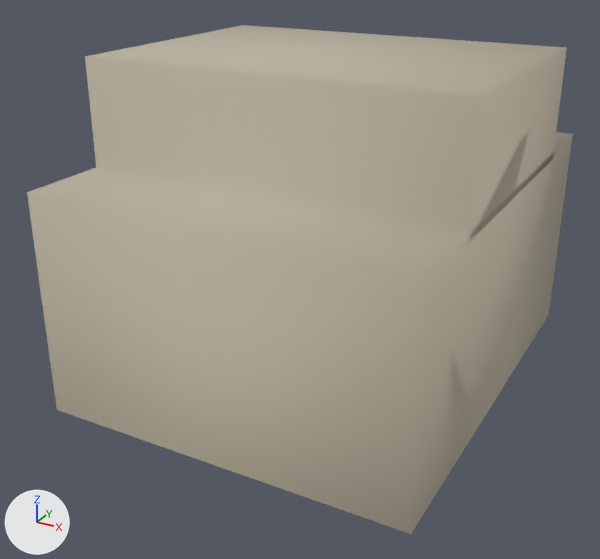
An edit to the OBJ model assets/models/goose_ranch.obj, drawn before and after from the same camera.
Both versions are drawn from a 50 mm camera at (2.42, -4.84, 3.0) aimed at (-0.1, -0.25, 0.7). The lights are fixed; the arrows at lower left show +X, +Y and +Z. The older version comes first. Where no turn or scale is listed for an object, it has been applied to the vertices.

Names of what the first picture shows: 'building'.
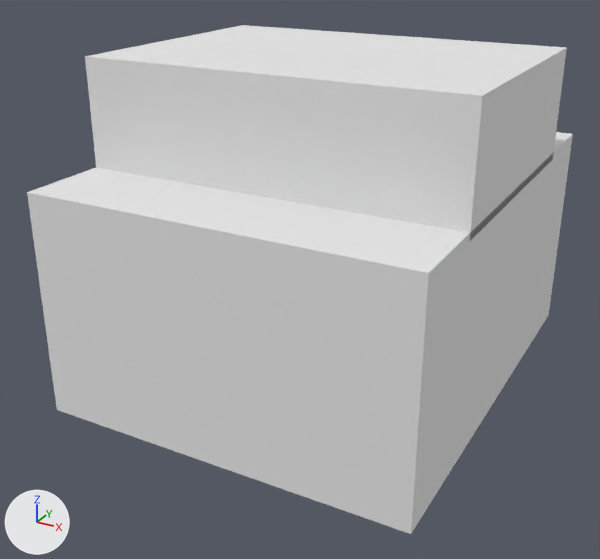
What changed in the scene script:
```text
Change mat_material:
    mat_material.base_color: (0.5, 0.45, 0.35) -> (0.8, 0.8, 0.8)  # grey #bcb3a0 -> white #e7e7e7
Change me_building:
    where me_building.from_pydata(...)  # 16 vertices, 12 faces; spans x -1.25..1.25, y -1.5..1.5, z 0.0..2.2
    used by ob_building; location = (0.0, 0.0, 0.0)
    me_building part 1: edges marked sharp go from 0 to 24
```

Boxes (x1, y1, x2, y2) around the edits, measured in the pictures (600 x 559 px):
'building', recoloured, shading changed (grey to white)
    both: (27, 25, 573, 534)
